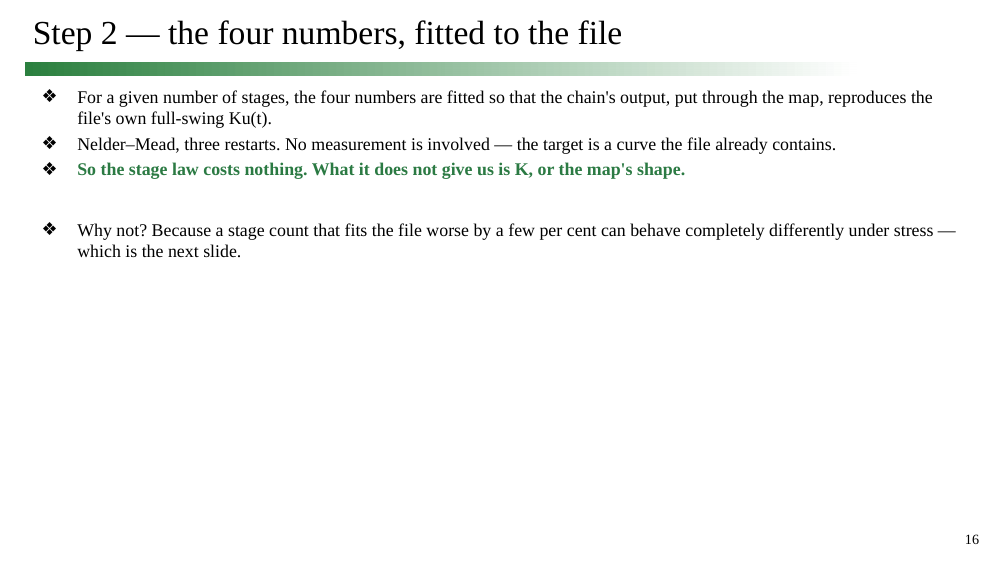
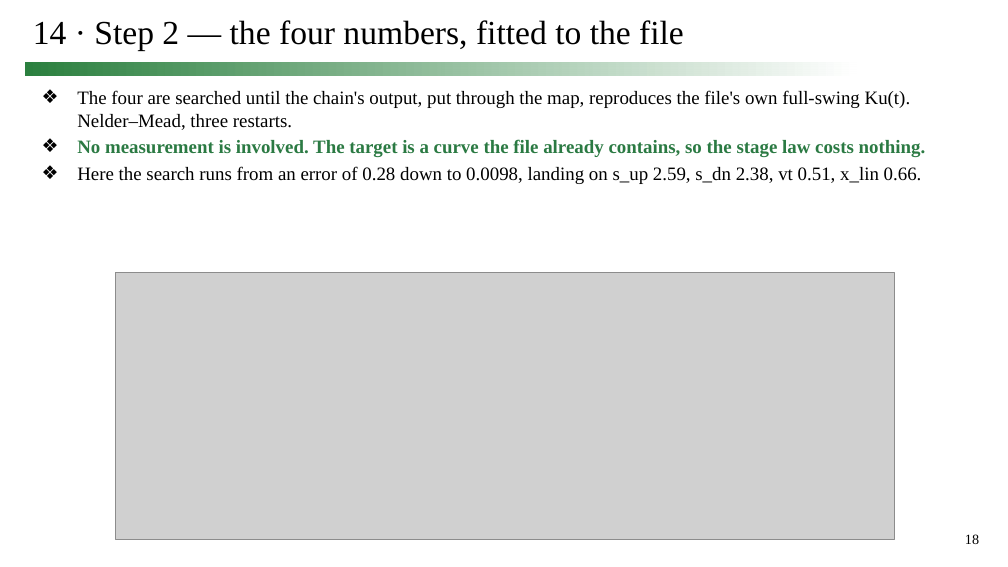
Before and after one commit to simon9721/ibis_comparison, a slide deck: slide 18 of results/meeting_deck_2026-09-24/0924_track1_story.pptx (slide 16 before the commit). Drawn at 1008x567 pixels with LibreOffice and Linux fonts; fonts in the diff are those of the drawing; grey boxes stand for pictures. Boxes give left, top, right and bottom in pixels: in the first picture for what was removed or moved away, otherwise in the second. Text is boxed around its words. In the diff, an @@ line names an element or a change of style, - is before the commit and + after.

```diff
--- a/results/meeting_deck_2026-09-24/0924_track1_story.pptx
+++ b/results/meeting_deck_2026-09-24/0924_track1_story.pptx
@@ title at [33, 20, 684, 51]: text changed @@
-Step 2 — the four numbers, fitted to the file
+14 · Step 2 — the four numbers, fitted to the file
@@ text at [77, 90, 926, 184]: text changed; size 17 to 18 pt @@
-❖ For a given number of stages, the four numbers are fitted so that the chain's output, put through the map, reproduces the file's own full-swing Ku(t).
-❖ Nelder–Mead, three restarts. No measurement is involved — the target is a curve the file already contains.
-❖ So the stage law costs nothing. What it does not give us is K, or the map's shape.
-❖ Why not? Because a stage count that fits the file worse by a few per cent can behave completely differently under stress — which is the next slide.
+❖ The four are searched until the chain's output, put through the map, reproduces the file's own full-swing Ku(t). Nelder–Mead, three restarts.
+❖ No measurement is involved. The target is a curve the file already contains, so the stage law costs nothing.
+❖ Here the search runs from an error of 0.28 down to 0.0098, landing on s_up 2.59, s_dn 2.38, vt 0.51, x_lin 0.66.
@@ picture added at [115, 272, 894, 539] @@
@@ page number at [965, 534, 979, 544]: text changed @@
-16
+18
```
Also in this commit, not shown: 13 other slides changed, 3 slides added, 1 slide removed, 11 other files.
